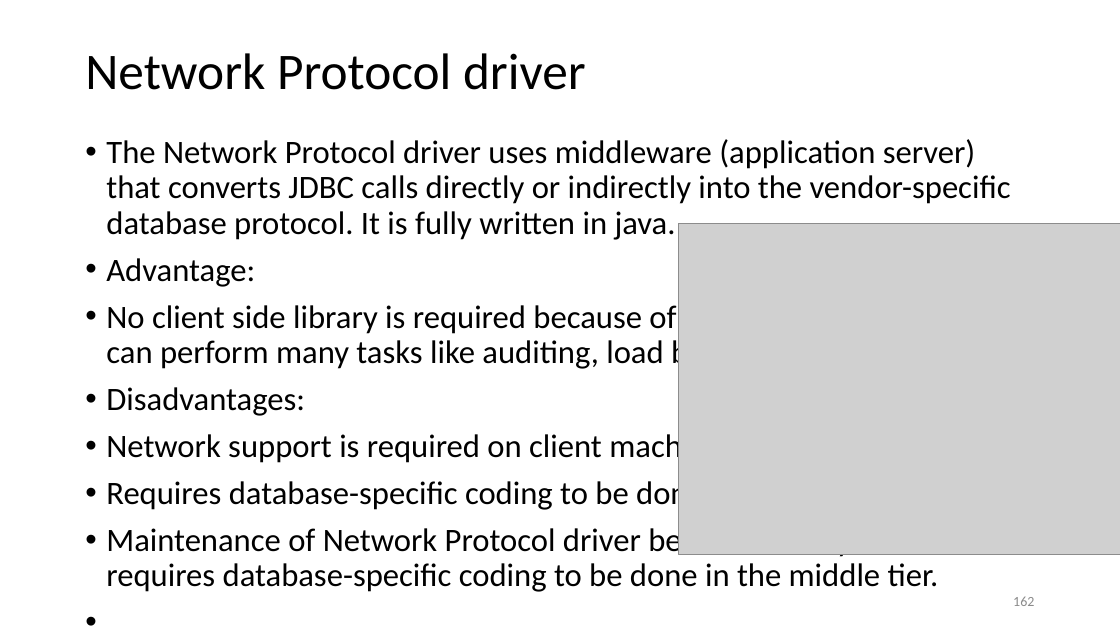
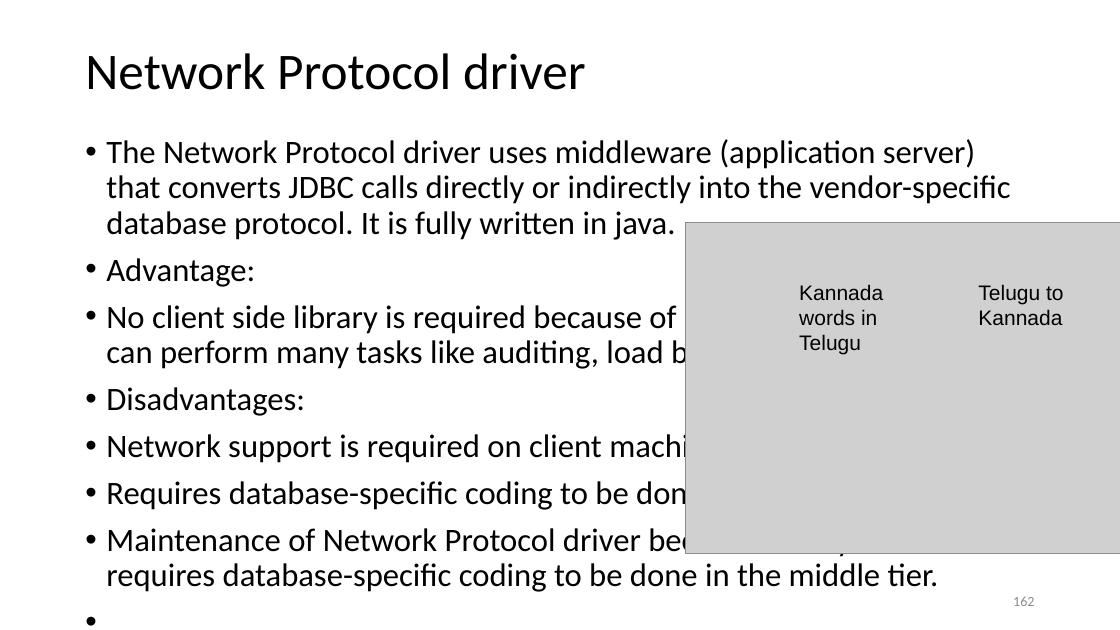
Before and after one commit to suniljeevan/JAVA-FULLSTACK-DEVELOPMENT-2026, a slide deck: slide 162 of COURSE MATERIALS/Module-1 CSE3427.pptx. Drawn at 1120x630 pixels with LibreOffice and Linux fonts; fonts in the diff are those of the drawing; grey boxes stand for pictures; background and template pictures are left out. Boxes give left, top, right and bottom in pixels: in the first picture for what was removed or moved away, otherwise in the second. Text is boxed around its words. In the diff, an @@ line names an element or a change of style, - is before the commit and + after.

```diff
--- a/COURSE MATERIALS/Module-1 CSE3427.pptx
+++ b/COURSE MATERIALS/Module-1 CSE3427.pptx
@@ picture: place and size @@
-picture at [678,223,1120,555]
+picture at [686,223,1120,554]
@@ text added at [799,284,883,355], 18 pt, text #000000 @@
+Kannada words in Telugu
@@ text added at [978,284,1064,325], 18 pt, text #000000 @@
+Telugu to Kannada
```
Also in this commit, not shown: 3 other slides changed, 4 other files.
